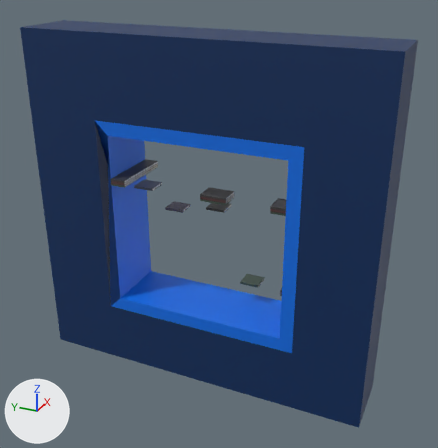
The glTF model models/import/fase3glbs/face3D.glb as it was, and as the next commit left it.
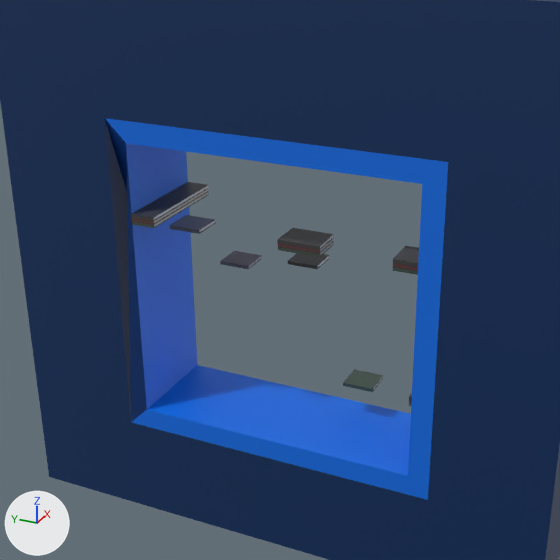
There are two pictures of each version: one whole from a camera (50 mm lens) standing at (-537.0, -908.0, 1101.0) and looking at (189.0, -582.0, 738.0), one close up on the part from 7% to 85% of the width and 11% to 87% of the height. Every picture has the same lights, and +X, +Y and +Z are marked at lower left. The last two pictures show the newer version. Where no turn or scale is listed for an object, it has been applied to the vertices. Vertices at exactly the same position are counted once.

The first close-up shows 'PlanoTrue-col.005', 'livros.079-col.003', 'livros.079-col.007', 'livros.079-col.008', 'livros.079-col.009', 'livrosSTACK-col.009', 'livrosSTACK-col.010', 'livrosSTACK-col.011', 'paredeTRUETRUE-col.005'.
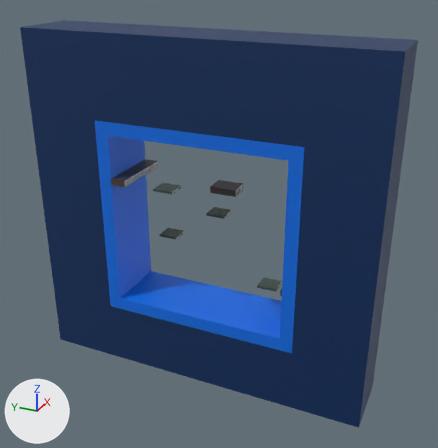
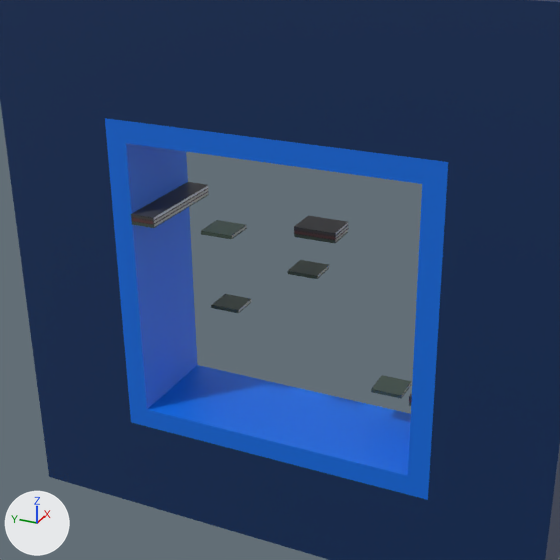
Where the change shows, as pixel boxes (x1, y1, x2, y2) in the close-ups (560 x 560 px):
```json
{"object": "livrosSTACK-col.010", "change": "moved", "before": [277, 228, 334, 257], "after": [294, 216, 349, 243]}
{"object": "livros.079-col.003", "change": "moved", "before": [343, 369, 383, 392], "after": [371, 375, 412, 398]}
{"object": "livros.079-col.009", "change": "moved", "before": [169, 215, 215, 234], "after": [201, 220, 247, 239]}
{"object": "livros.079-col.008", "change": "moved", "before": [220, 251, 262, 269], "after": [211, 294, 252, 313]}
{"object": "livros.079-col.007", "change": "moved", "before": [288, 253, 329, 269], "after": [288, 260, 329, 279]}
{"object": "livrosSTACK-col.011", "change": "deleted", "before": [393, 246, 419, 275], "faces in mat_material_livro_preto_029 (picture img_capa_preta)": [393, 246, 419, 267]}
{"part": 1, "of": "me_plano_015", "change": "built on", "before": [105, 119, 197, 422], "after": [105, 119, 197, 422]}
```

The change, as JSON lines over the scene's bpy script:
```json
{"block": "me_plano_015", "where": "# used by ob_planotrue_col_005; location = (183.7, -567.5, 785.9)"}
{"op": "remove", "block": "me_plano_015", "code": "me_plano_015.from_pydata(...)  # 28 vertices, 58 faces; spans x -46.0..49.0, y -148.0..150.0, z -199.0..99.0"}
{"op": "add", "block": "me_plano_015", "code": "me_plano_015.from_pydata(...)  # 26 vertices, 50 faces; spans x -46.0..49.0, y -148.0..150.0, z -199.0..99.0"}
{"block": "me_plano_015", "change": "me_plano_015 part 1"}
{"block": "me_plano_015", "change": "2 vertices are removed from x -46.0..1.0, y 130.0, z -91.0"}
{"block": "me_plano_015", "change": "13 faces are deleted"}
{"block": "me_plano_015", "change": "5 new faces join them, mat_materiais_026 (blue #006ee7)"}
{"op": "set", "path": "ob_livros_079_col_003.location", "old": "(210.8, -624.4, 639.9)", "new": "(210.8, -652.0, 639.9)"}
{"op": "set", "path": "ob_livros_079_col_007.location", "old": "(210.8, -568.8, 751.9)", "new": "(210.8, -568.8, 742.3)"}
{"op": "set", "path": "ob_livros_079_col_008.location", "old": "(210.8, -500.1, 739.7)", "new": "(210.8, -488.2, 692.5)"}
{"op": "set", "path": "ob_livros_079_col_009.location", "old": "(144.0, -490.0, 796.7)", "new": "(144.0, -520.6, 796.7)"}
{"op": "set", "path": "ob_livrosstack_col_010.location", "old": "(176.3, -581.5, 783.3)", "new": "(209.6, -581.5, 783.3)"}
{"op": "remove", "block": "ob_livrosstack_col_011", "code": ["ob_livrosstack_col_011 = bpy.data.objects.new('livrosSTACK-col.011', me_cube_005)", "ob_livrosstack_col_011.location = (150.7, -685.5, 794.4)"]}
```
